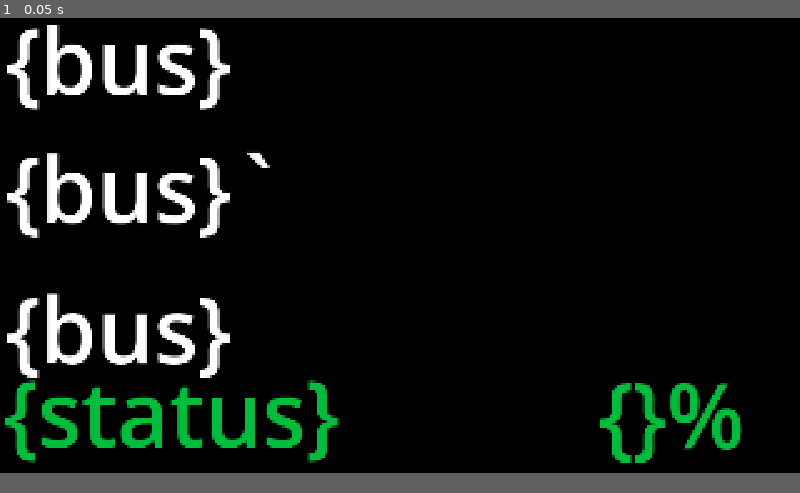
Above: before the commit, frame 1.
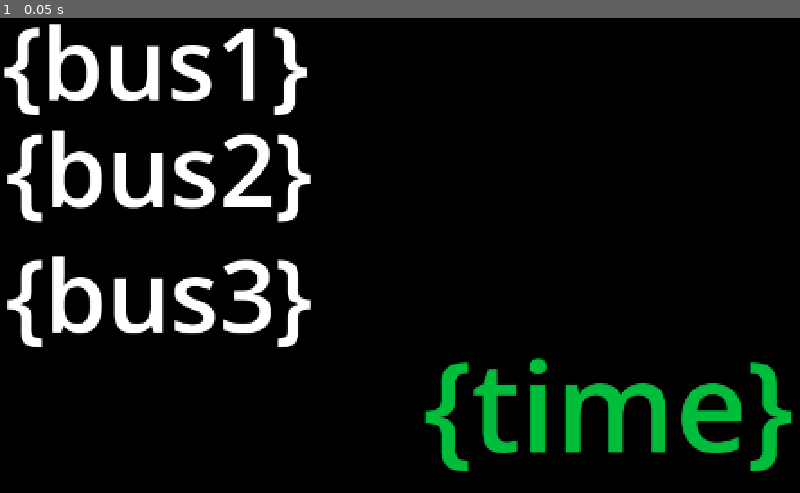
Above: after the commit, the same moment.

Repository: MonkaKokosowa/tabler
Game: Godot game, scene res://control.tscn
Same seed, same stepped clock (60 frames per second), same inputs: the game is played once before the commit and once after it.
Inputs:
- Up to frame 1 (0.05 s): no input
In our replay, the window is 800x480 before the commit and 800x500 after it. These sizes can differ from the game's own. Grey fills any space a smaller window leaves; there, only what the larger window draws over its background counts as a difference.

The runs differ from the first frame. In frame 1, 16% of the frame differs, in the area x 0-100%, y 1-96%.
Error before the commit: Unable to iterate on object of type 'Nil'. (res://control.gd:46)
Error after the commit: Unable to iterate on object of type 'Nil'. (res://control.gd:45)

Commit message:
adjusted for smaller monitor

Diff:
--- a/bus_theme.tres
+++ b/bus_theme.tres
@@ -1,5 +1,5 @@
 [gd_resource type="Theme" format=3 uid="uid://cih2hdkhuqdua"]
 
 [resource]
-default_font_size = 226
+default_font_size = 180
 RichTextLabel/colors/default_color = Color(1, 1, 1, 1)
--- a/control.gd
+++ b/control.gd
@@ -1,22 +1,21 @@
 extends Control
 
-# TODO: Update to match your plugin's name
-var _plugin_name = "BattteryPlugin"
-var _android_plugin
+#var _plugin_name = "BattteryPlugin"
+#var _android_plugin
 
 func _ready():
 	Globals.updated_data.connect(refresh_UI)
 	$UIRefresh.timeout.connect(refresh_UI)
 	refresh_data()
-	print(Engine.has_singleton(_plugin_name))
-	if Engine.has_singleton(_plugin_name):
-		_android_plugin = Engine.get_singleton(_plugin_name)
-		_android_plugin.requestHomeRole()
-	else:
-		printerr("Couldn't find plugin " + _plugin_name)
-	if _android_plugin != null:
-		refresh_battery()
-		$BatteryRefresh.timeout.connect(refresh_battery)
+	#print(Engine.has_singleton(_plugin_name))
+	#if Engine.has_singleton(_plugin_name):
+		#_android_plugin = Engine.get_singleton(_plugin_name)
+		#_android_plugin.requestHomeRole()
+	#else:
+		#printerr("Couldn't find plugin " + _plugin_name)
+	#if _android_plugin != null:
+		#refresh_battery()
+		#$BatteryRefresh.timeout.connect(refresh_battery)
 
 
 
@@ -60,32 +59,34 @@
 	for i in range(next_three.size()):
 		print("Minutes to first: ", calculate_time(Time.get_datetime_dict_from_system(), next_three[i]))
 		get_node(str(i+1)).text = "%d minut, %s:%s" % [calculate_time(Time.get_datetime_dict_from_system(), next_three[i]), handle_time_number(next_three[i].hour), handle_time_number(next_three[i].minute)]
-func refresh_battery():
-	if _android_plugin != null:
-		var percent = _android_plugin.getBatteryPercentage()
-		$bateria.text = str(int(percent)) + "%"
+		get_node("time").text = get_current_time()
 
-		match _android_plugin.getBatteryStatus():
-			"discharging":
-				change_color(Color.CRIMSON)
-				change_percent(Color.CRIMSON)
-				$ladowanie.text = "Rozładowuje"
-			"charging":
-				change_color(Color.GREEN)
-				change_percent(Color.GREEN)
-				$ladowanie.text = "Ładuje..."
-			"full":
-				change_color(Color.CHARTREUSE)
-				change_percent(Color.CHARTREUSE)
-				$ladowanie.text = "Pełny"
-			"not_charging":
-				change_color(Color.ORANGE)
-				change_percent(Color.ORANGE)
-				$ladowanie.text = "Nie ładuje"
-			"unknown":
-				change_color(Color.RED)
-				change_percent(Color.RED)
-				$ladowanie.text = "NIEZNANY"
+#func refresh_battery():
+	#if _android_plugin != null:
+		#var percent = _android_plugin.getBatteryPercentage()
+		#$bateria.text = str(int(percent)) + "%"
+		#
+		#match _android_plugin.getBatteryStatus():
+			#"discharging":
+				#change_color(Color.CRIMSON)
+				#change_percent(Color.CRIMSON)
+				#$ladowanie.text = "Rozładowuje"
+			#"charging":
+				#change_color(Color.GREEN)
+				#change_percent(Color.GREEN)
+				#$ladowanie.text = "Ładuje..."
+			#"full":
+				#change_color(Color.CHARTREUSE)
+				#change_percent(Color.CHARTREUSE)
+				#$ladowanie.text = "Pełny"
+			#"not_charging":
+				#change_color(Color.ORANGE)
+				#change_percent(Color.ORANGE)
+				#$ladowanie.text = "Nie ładuje"
+			#"unknown":
+				#change_color(Color.RED)
+				#change_percent(Color.RED)
+				#$ladowanie.text = "NIEZNANY"
 
 func change_color(color: Color):
 	$ladowanie.theme.set_color("default_color", "RichTextLabel", color)
@@ -106,6 +107,10 @@
 	var request_url = "https://live.mpk.czest.pl/api/locations/87933cc4-3afd-4138-9c7f-095bbf6ddf30/timetables/%d/%d/%d" % [todays_time.year, todays_time.month, todays_time.day]
 	$HTTPRequest.request(request_url)
 
+func get_current_time():
+	var time = Time.get_datetime_dict_from_system()
+	return str(time.hour) + ":" + str(time.minute)
+
 func calculate_time(first_time: Dictionary, second_time: Dictionary) -> int:
 	var first_time_unix = Time.get_unix_time_from_datetime_dict(first_time)
 	var second_time_unix = Time.get_unix_time_from_datetime_dict(second_time)
--- a/control.tscn
+++ b/control.tscn
@@ -19,21 +19,20 @@
 
 [node name="3" type="RichTextLabel" parent="."]
 layout_mode = 0
-offset_left = 14.0
-offset_top = 685.0
-offset_right = 1814.0
-offset_bottom = 1005.0
+offset_left = 10.0
+offset_top = 418.0
+offset_right = 1432.0
+offset_bottom = 738.0
 theme = ExtResource("2_62e2m")
-text = "{bus}"
+text = "{bus3}"
 
 [node name="1" type="RichTextLabel" parent="."]
 layout_mode = 0
-offset_left = 14.0
-offset_top = 13.0
-offset_right = 1814.0
-offset_bottom = 333.0
+offset_left = 4.0
+offset_right = 1440.0
+offset_bottom = 319.0
 theme = ExtResource("2_62e2m")
-text = "{bus}"
+text = "{bus1}"
 
 [node name="HTTPRequest" type="HTTPRequest" parent="."]
 
@@ -50,31 +49,42 @@
 anchors_preset = -1
 anchor_right = 1.022
 anchor_bottom = 2.778
-offset_left = 14.0
-offset_top = 333.0
-offset_right = -222.0
-offset_bottom = -2640.6
+offset_left = 10.0
+offset_top = 192.0
+offset_right = -31.679932
+offset_bottom = -1915.2002
 theme = ExtResource("2_62e2m")
-text = "{bus}`"
+text = "{bus2}"
 
 [node name="bateria" type="RichTextLabel" parent="."]
-offset_left = 1496.0
-offset_top = 898.0
-offset_right = 3296.0
-offset_bottom = 1218.0
+layout_mode = 0
+offset_left = 2259.0
+offset_top = 47.0
+offset_right = 4059.0
+offset_bottom = 367.0
 theme = ExtResource("3_qtu10")
 text = "{}%"
 
 [node name="ladowanie" type="RichTextLabel" parent="."]
-offset_left = 7.0
-offset_top = 894.0
-offset_right = 1807.0
-offset_bottom = 1214.0
+layout_mode = 0
+offset_left = -335.0
+offset_top = 1100.0
+offset_right = 1465.0
+offset_bottom = 1420.0
 theme = SubResource("Theme_qtu10")
 text = "{status}"
 
 [node name="BatteryRefresh" type="Timer" parent="."]
 autostart = true
 
+[node name="time" type="RichTextLabel" parent="."]
+layout_mode = 0
+offset_left = 761.0
+offset_top = 585.0
+offset_right = 2561.0
+offset_bottom = 905.0
+theme = ExtResource("3_qtu10")
+text = "{time}"
+
 [connection signal="request_completed" from="HTTPRequest" to="." method="request_completed"]
 [connection signal="timeout" from="TableRefresher" to="." method="refresh_data"]
--- a/project.godot
+++ b/project.godot
@@ -13,6 +13,7 @@
 config/name="Tabler"
 run/main_scene="uid://dn0kv76vqeqmi"
 config/features=PackedStringArray("4.5", "Mobile")
+run/low_processor_mode=true
 config/icon="res://icon.svg"
 
 [autoload]
@@ -21,13 +22,15 @@
 
 [display]
 
-window/size/viewport_width=2000
-window/size/viewport_height=1200
+window/size/viewport_width=1440
+window/size/viewport_height=900
+window/size/mode=3
 window/stretch/mode="canvas_items"
 
 [rendering]
 
-renderer/rendering_method="mobile"
+renderer/rendering_method="gl_compatibility"
+renderer/rendering_method.mobile="gl_compatibility"
 textures/vram_compression/import_etc2_astc=true
 environment/defaults/default_clear_color=Color(0, 0, 0, 1)
 2d/snap/snap_2d_transforms_to_pixel=true
Not shown, changed: export_presets.cfg
Not shown, changed: icon.svg.import
